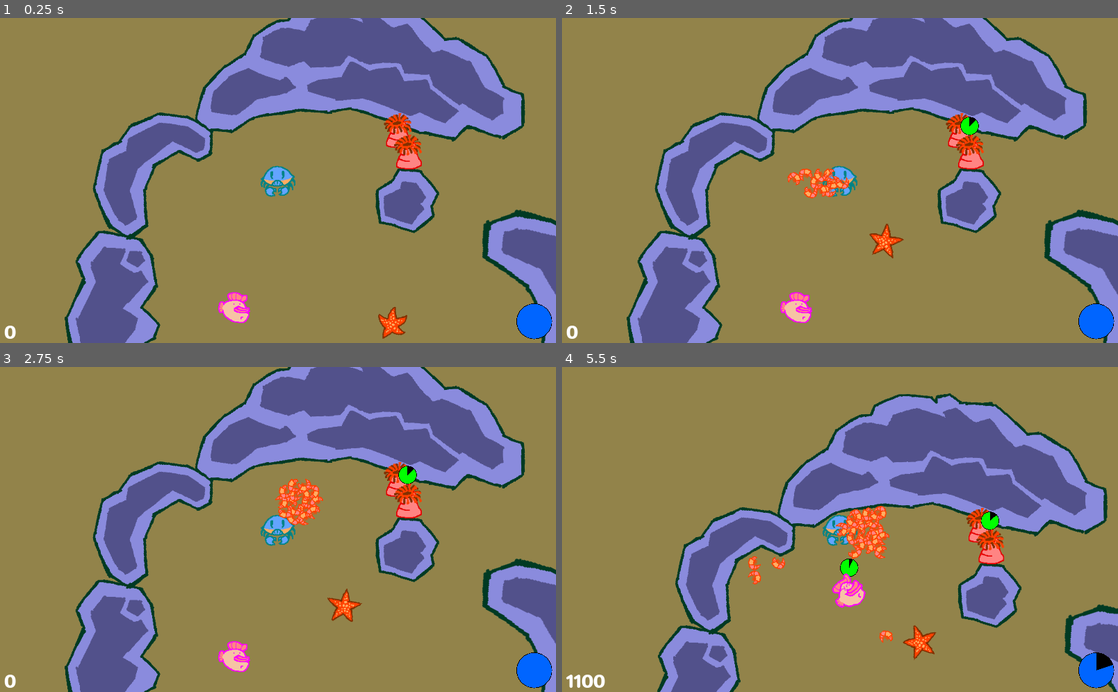
Above: before the commit, frames 1-4 (two rows, left to right).
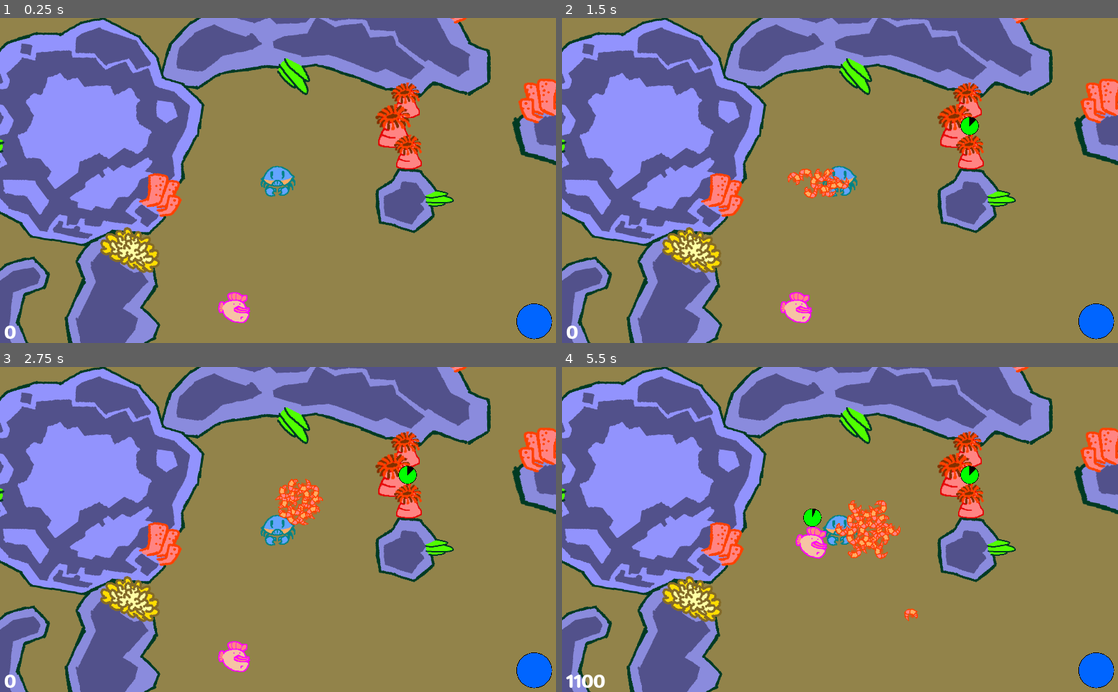
Above: after the commit, the same moments.

Repository: LightBoat9/GGJ2019
Game: Godot game, scene res://Levels/LevelTest.tscn
Two runs of this game, one before a commit and one after it. Both use one fixed random seed, a clock stepped at 60 frames per second and the inputs below.
Inputs (mouse positions are in pixels of both pictures, inside the frame that each line leads up to):
- Up to frame 1 (0.25 s): no input
- Up to frame 2 (1.5 s): tap Enter (ui_accept) at 0.5, 0.6, 0.77, 1.07, 1.35 s; move the mouse to (962, 164) at 0.52 s; hold Right (ui_right) 0.53-1.28 s; click (962, 164) at 0.67 s; move the mouse to (728, 196) at 1.27 s; hold Down (ui_down) from 1.28 s (still down)
- Up to frame 3 (2.75 s): tap Enter (ui_accept) at 1.52, 1.82, 2.1 s; move the mouse to (333, 458) at 2.02 s; release Down (ui_down) at 2.03 s; hold Right (ui_right) from 2.03 s (still down)
- Up to frame 4 (5.5 s): move the mouse to (812, 594) at 2.77 s; release Right (ui_right) at 2.78 s; hold Up (ui_up) 2.78-3.53 s; tap Enter (ui_accept) at 2.85, 3.02, 3.32, 3.6, 3.77, 4.07, 4.35, 4.52, 4.82, 5.1 s; click (812, 594) at 2.92 s; move the mouse to (1006, 578) at 3.52 s; hold Left (ui_left) 3.53-5.03 s; move the mouse to (673, 480) at 4.27 s; move the mouse to (867, 529) at 5.02 s; hold Down (ui_down) from 5.03 s (still down); click (867, 529) at 5.17 s

The runs differ from the first frame. In frame 1, 42% of the frame differs, in the area x 0-100%, y 0-100%; in frame 2, 42%; in frame 3, 42%; in frame 4, 60%.

Commit message:
Final Fix

Diff:
--- a/Actors/Crab/Scripts/ShrimpOrigin.gd
+++ b/Actors/Crab/Scripts/ShrimpOrigin.gd
@@ -23,6 +23,8 @@
 const cursor_tex = preload("res://Actors/Shrimp/Sprite/tempCenter.png")
 
 func  _ready():
+	shrimp_worldTotal = get_tree().get_nodes_in_group("Shrimp").size()
+	print("Existing shrimp: "+str(shrimp_worldTotal))
 	pass
 
 """
@@ -84,6 +86,8 @@
 	pass
 
 func add_shrimp(var pos = global_position):
+	print(shrimp_worldTotal)
+
 	if (shrimp_worldTotal>=max_shrimp):
 		print("Bonus Points")
 		get_parent().get_node("GUI").score+=100
--- a/Actors/Shrimp/Scripts/Shrimp.gd
+++ b/Actors/Shrimp/Scripts/Shrimp.gd
@@ -33,9 +33,11 @@
 
 var launch_passed = false
 
-func _ready():
+func _enter_tree():
 	add_to_group("Players")
 	add_to_group("Shrimp")
+
+func _ready():
 
 	if not area.is_connected('body_entered', self, '_body_entered'):
 		area.connect('body_entered', self, '_body_entered')
--- a/Levels/LevelTest.tscn
+++ b/Levels/LevelTest.tscn
@@ -1,13 +1,17 @@
-[gd_scene load_steps=9 format=2]
+[gd_scene load_steps=13 format=2]
 
 [ext_resource path="res://Levels/level_pieces/L-pieceRock.tscn" type="PackedScene" id=1]
 [ext_resource path="res://Levels/level_pieces/beanRock.tscn" type="PackedScene" id=2]
 [ext_resource path="res://Levels/level_pieces/averageRock.tscn" type="PackedScene" id=3]
 [ext_resource path="res://Levels/level_pieces/smallRock.tscn" type="PackedScene" id=4]
-[ext_resource path="res://Actors/Crab/Crab.tscn" type="PackedScene" id=5]
-[ext_resource path="res://Actors/Enemies/goby/Goby.tscn" type="PackedScene" id=6]
-[ext_resource path="res://Actors/Enemies/Anemone.tscn" type="PackedScene" id=7]
-[ext_resource path="res://Actors/Enemies/starfish/Starfish.tscn" type="PackedScene" id=8]
+[ext_resource path="res://Levels/level_pieces/mediumRock.tscn" type="PackedScene" id=5]
+[ext_resource path="res://Levels/level_pieces/bigRock.tscn" type="PackedScene" id=6]
+[ext_resource path="res://Actors/Crab/Crab.tscn" type="PackedScene" id=7]
+[ext_resource path="res://Actors/Enemies/goby/Goby.tscn" type="PackedScene" id=8]
+[ext_resource path="res://Actors/Enemies/Anemone.tscn" type="PackedScene" id=9]
+[ext_resource path="res://Levels/level_pieces/tubeCoral-1.png" type="Texture" id=10]
+[ext_resource path="res://Levels/level_pieces/bushCoral.png" type="Texture" id=11]
+[ext_resource path="res://Levels/level_pieces/tableCoral.png" type="Texture" id=12]
 
 [node name="LevelTest" type="Node2D"]
 
@@ -39,48 +43,133 @@
 
 [node name="beanRock2" parent="Level Pieces" index="1" instance=ExtResource( 2 )]
 
-position = Vector2( 669.474, 385.457 )
-rotation = 0.481617
+position = Vector2( 767.657, 163.916 )
+rotation = 0.17671
 scale = Vector2( 1.46616, 1.48122 )
 
 [node name="averageRock" parent="Level Pieces" index="2" instance=ExtResource( 3 )]
 
-position = Vector2( 353.752, 20.2652 )
+position = Vector2( 290.814, -60.2955 )
 rotation = 0.76429
+scale = Vector2( 1, 1 )
 
 [node name="beanRock" parent="Level Pieces" index="3" instance=ExtResource( 2 )]
 
-position = Vector2( -18.8663, 131.596 )
-rotation = -1.76596
+position = Vector2( -258.031, 411.041 )
+rotation = -2.56394
 
 [node name="smallRock" parent="Level Pieces" index="4" instance=ExtResource( 4 )]
 
 position = Vector2( 439.93, 174.973 )
 rotation = 0.532032
+scale = Vector2( 1, 1 )
 
 [node name="smallRock2" parent="Level Pieces" index="5" instance=ExtResource( 4 )]
 
-position = Vector2( 519.91, 622.848 )
+position = Vector2( 553.071, 643.95 )
 rotation = 0.902582
 
-[node name="Crab" parent="." index="2" instance=ExtResource( 5 )]
+[node name="mediumRock" parent="Level Pieces" index="6" instance=ExtResource( 5 )]
+
+position = Vector2( 391.106, 606.44 )
+
+[node name="bigRock" parent="Level Pieces" index="7" instance=ExtResource( 6 )]
+
+position = Vector2( -150.658, 54.0135 )
+rotation = -0.637757
+
+[node name="Crab" parent="." index="2" instance=ExtResource( 7 )]
 
 position = Vector2( 203.228, 139.146 )
 collision_mask = 3
 _sections_unfolded = [ "Collision", "collision" ]
 
-[node name="Goby" parent="." index="3" instance=ExtResource( 6 )]
+[node name="Goby" parent="." index="3" instance=ExtResource( 8 )]
 
 position = Vector2( 124.042, 376.27 )
 
-[node name="Anemone2" parent="." index="4" instance=ExtResource( 7 )]
+[node name="Anemone3" parent="." index="4" instance=ExtResource( 9 )]
 
-position = Vector2( 423.304, 47.2996 )
+position = Vector2( 437.449, -8.78875 )
+scale = Vector2( 1.03662, 1.03662 )
 
-[node name="Anemone" parent="." index="5" instance=ExtResource( 7 )]
+[node name="Anemone2" parent="." index="5" instance=ExtResource( 9 )]
+
+position = Vector2( 414.576, 38.5721 )
+scale = Vector2( 1.27273, 1.27273 )
+
+[node name="Anemone" parent="." index="6" instance=ExtResource( 9 )]
 
 position = Vector2( 441.938, 86.5882 )
 
-[node name="Starfish" parent="." index="6" instance=ExtResource( 8 )]
+[node name="foreground" type="Node2D" parent="." index="7"]
 
-position = Vector2( 459.358, 465.176 )
+z_index = 8
+z_as_relative = false
+_sections_unfolded = [ "Z Index" ]
+
+[node name="tubeCoral-1" type="Sprite" parent="foreground" index="0"]
+
+position = Vector2( 521.996, -193 )
+texture = ExtResource( 10 )
+
+[node name="tubeCoral-2" type="Sprite" parent="foreground" index="1"]
+
+position = Vector2( 689.258, -8.62593 )
+rotation = -3.14159
+scale = Vector2( 1.10982, -1 )
+texture = ExtResource( 10 )
+
+[node name="tubeCoral-3" type="Sprite" parent="foreground" index="2"]
+
+position = Vector2( -12.6421, 165.47 )
+rotation = 0.201019
+scale = Vector2( 1.01859, 0.945474 )
+texture = ExtResource( 10 )
+
+[node name="tubeCoral-4" type="Sprite" parent="foreground" index="3"]
+
+position = Vector2( 13.9838, 519.188 )
+rotation = -0.108904
+scale = Vector2( 1.32078, 1.35679 )
+texture = ExtResource( 10 )
+
+[node name="bushCoral2" type="Sprite" parent="foreground" index="4"]
+
+position = Vector2( 426.723, 501.14 )
+rotation = -0.108904
+scale = Vector2( 0.941597, 0.799538 )
+texture = ExtResource( 11 )
+
+[node name="bushCoral" type="Sprite" parent="foreground" index="5"]
+
+position = Vector2( -65.8135, 266.275 )
+rotation = 0.435088
+scale = Vector2( 1.07033, 1.05733 )
+texture = ExtResource( 11 )
+
+[node name="tableCoral" type="Sprite" parent="foreground" index="6"]
+
+position = Vector2( -352.685, 70.0031 )
+texture = ExtResource( 12 )
+
+[node name="tableCoral2" type="Sprite" parent="foreground" index="7"]
+
+position = Vector2( 501.263, 169.868 )
+scale = Vector2( -0.524608, 0.607193 )
+texture = ExtResource( 12 )
+
+[node name="tableCoral3" type="Sprite" parent="foreground" index="8"]
+
+position = Vector2( 249.064, 512.453 )
+rotation = -0.625079
+scale = Vector2( -0.770822, 0.896077 )
+texture = ExtResource( 12 )
+
+[node name="tableCoral4" type="Sprite" parent="foreground" index="9"]
+
+position = Vector2( 239.924, -54.7591 )
+rotation = 0.870982
+scale = Vector2( -0.770822, 0.896077 )
+texture = ExtResource( 12 )
+_sections_unfolded = [ "Z Index" ]
--- a/Levels/RealLevel.tscn
+++ b/Levels/RealLevel.tscn
@@ -10,6 +10,7 @@
 [ext_resource path="res://Actors/Shrimp/Shrimp.tscn" type="PackedScene" id=8]
 [ext_resource path="res://Actors/Enemies/Anemone.tscn" type="PackedScene" id=9]
 [ext_resource path="res://Actors/Enemies/goby/Goby.tscn" type="PackedScene" id=10]
+[ext_resource path="res://Actors/Enemies/starfish/Starfish.tscn" type="PackedScene" id=11]
 
 [node name="RealLevel" type="Node2D" index="0"]
 
@@ -19,7 +20,7 @@
 anchor_top = 0.0
 anchor_right = 0.0
 anchor_bottom = 0.0
-margin_left = -930.0
+margin_left = -1375.0
 margin_top = -1319.0
 margin_right = 4267.0
 margin_bottom = 1767.0
@@ -243,7 +244,7 @@
 
 [node name="Goby4" parent="Characters" index="11" instance=ExtResource( 10 )]
 
-position = Vector2( 3012.75, 310.42 )
+position = Vector2( 3094.38, 250.564 )
 
 [node name="Anemone6" parent="Characters" index="12" instance=ExtResource( 9 )]
 
@@ -252,6 +253,18 @@
 [node name="Anemone7" parent="Characters" index="13" instance=ExtResource( 9 )]
 
 position = Vector2( 2706.66, 518.432 )
+
+[node name="Starfish3" parent="Characters" index="14" instance=ExtResource( 11 )]
+
+position = Vector2( 3050.31, 397.164 )
+
+[node name="Starfish" parent="Characters" index="15" instance=ExtResource( 11 )]
+
+position = Vector2( 2496.33, 297.018 )
+
+[node name="Starfish2" parent="Characters" index="16" instance=ExtResource( 11 )]
+
+position = Vector2( 2011.14, 608.477 )
 
 [node name="Foreground" type="Node2D" parent="." index="3"]
 
Not shown: 1 places in Levels/RealLevel.tscn that only renumber resources
